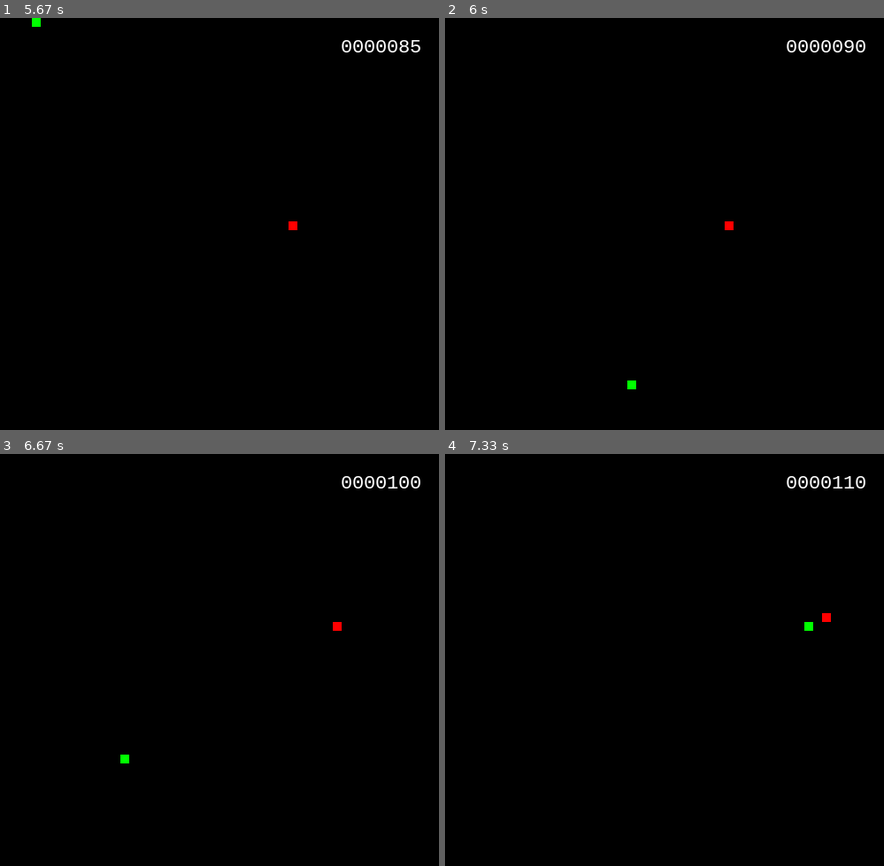
Above: before the commit, frames 1-4 (two rows, left to right).
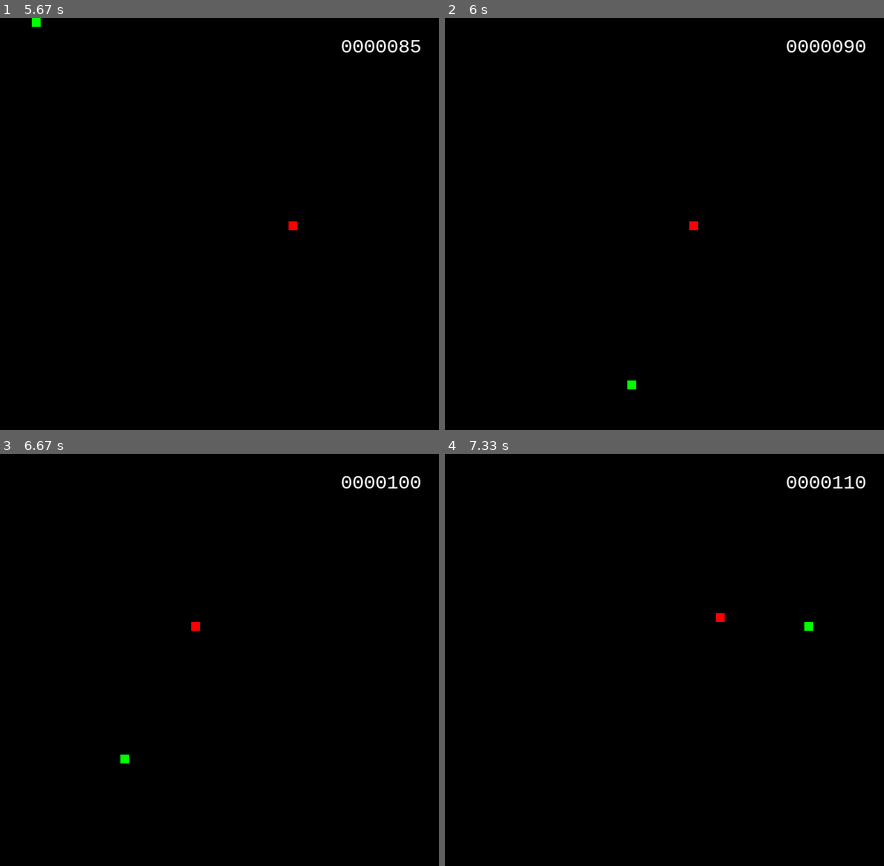
Above: after the commit, the same moments.

Repository: creeperplopper/pysnake
Game: pygame game, started from pygame - collision detection phase 2.py
Same seed, same stepped clock (60 frames per second), same inputs: the game is played once before the commit and once after it.
Inputs:
- Up to frame 1 (5.67 s): tap F at 0.33, 0.67, 3.47, 3.9, 4.3, 4.6, 4.97, 5.37 s; hold Up 1.5-1.97 s; hold Right 2-2.47 s; hold Down 3.07-3.37 s; hold Left 3.4-3.8 s; hold Up 3.83-4.2 s; hold Right 4.23-4.87 s; hold Down 4.9-5.27 s; hold Left from 5.3 s (still down)
- Up to frame 2 (6 s): tap F at 5.67, 5.87 s; release Left at 5.77 s; hold Right from 5.8 s (still down)
- Up to frame 3 (6.67 s): tap F at 6.17, 6.37 s; release Right at 6.27 s; hold Up 6.3-6.6 s; hold Right from 6.63 s (still down)
- Up to frame 4 (7.33 s): tap F at 6.7, 7, 7.2 s; release Right at 7.1 s; hold Left from 7.13 s (still down)

Frame 1 is identical in both runs. In frame 2, less than 0.1% of the frame differs, in the area x 55-66%, y 49-52%; in frame 3, less than 0.1%; in frame 4, less than 0.1%.

Commit message:
Prevent reversing direction

Diff:
--- a/pygame - collision detection phase 2.py
+++ b/pygame - collision detection phase 2.py
@@ -40,16 +40,11 @@
 
 snake = [[xPos, yPos]]
 score = 0
-
-fonts = pygame.font.get_fonts()
-print(len(fonts))
-for f in fonts:
-    print(f)
+font = pygame.font.SysFont("consolas", 24)
 
 
 def draw_score():
     padded_score = str(score).zfill(7)
-    font = pygame.font.SysFont("consolas", 24)
     img = font.render(padded_score, True, WHITE)
     window.blit(img, (screenWidth - (img.get_width() + 20), 20))
 
@@ -68,22 +63,22 @@
         else:
             # Check the arrow keys for a direction change
             if event.type == pygame.KEYDOWN:
-                if event.key == pygame.K_LEFT:
+                if event.key == pygame.K_LEFT and xMove == 0:
                     # make xMove -ve to move left
                     xMove = -wBox
                     # no move up or down, yMove = 0
                     yMove = 0
-                if event.key == pygame.K_UP:
+                if event.key == pygame.K_UP and yMove == 0:
                     # make yMove -ve to move up
                     yMove = -hBox
                     # no move left or right, xMove = 0
                     xMove = 0
-                if event.key == pygame.K_RIGHT:
+                if event.key == pygame.K_RIGHT and xMove == 0:
                     # make xMove +ve to move right
                     xMove = wBox
                     # no move up or down, yMove = 0
                     yMove = 0
-                if event.key == pygame.K_DOWN:
+                if event.key == pygame.K_DOWN and yMove == 0:
                     # make xMove +ve to move down
                     yMove = hBox
                     # no move left or right, xMove = 0
